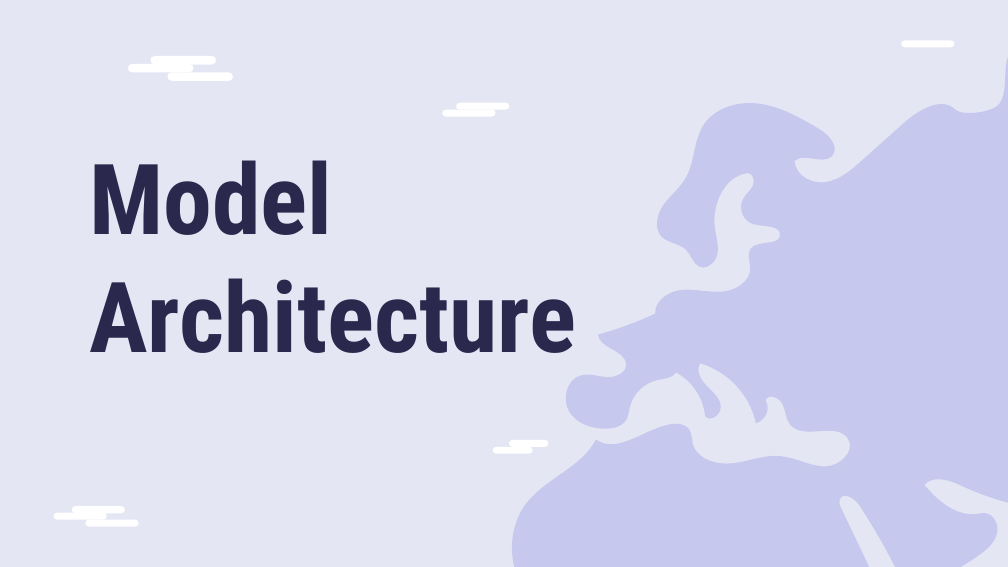
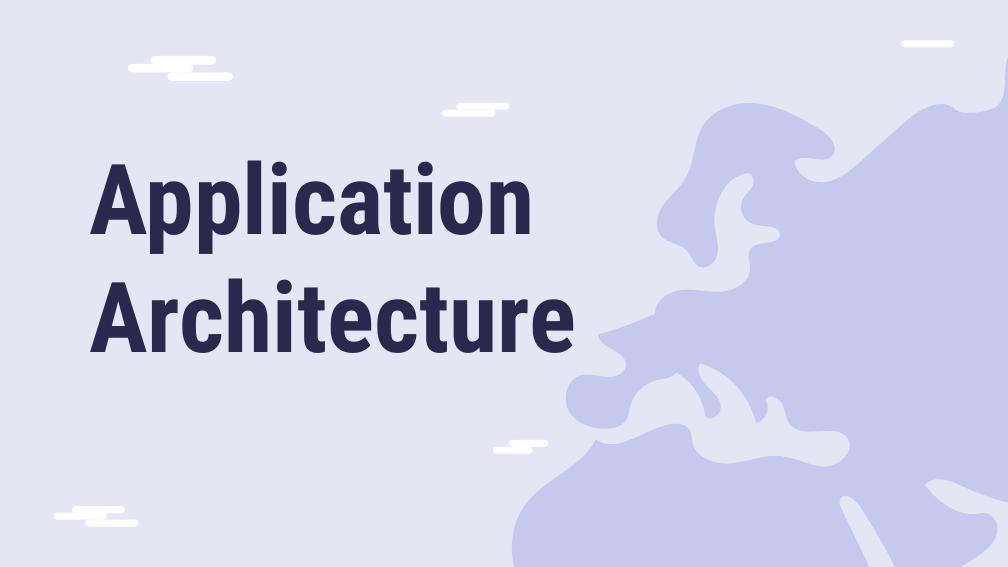
Before and after one commit to Roman-G-579/GPTalk, a slide deck: slide 20 of Capstone Project Phase A 24-1-D-11.pptx (slide 17 before the commit). Drawn at 1008x567 pixels with LibreOffice and Linux fonts; fonts in the diff are those of the drawing. Boxes give left, top, right and bottom in pixels: in the first picture for what was removed or moved away, otherwise in the second. Text is boxed around its words. In the diff, an @@ line names an element or a change of style, - is before the commit and + after.

```diff
--- a/Capstone Project Phase A 24-1-D-11.pptx
+++ b/Capstone Project Phase A 24-1-D-11.pptx
@@ title at (x1=89, y1=160, x2=576, y2=353): text changed @@
-Model Architecture
+Application Architecture
```
Also in this commit, not shown: 6 other slides changed, 8 slides added, 5 slides removed.
